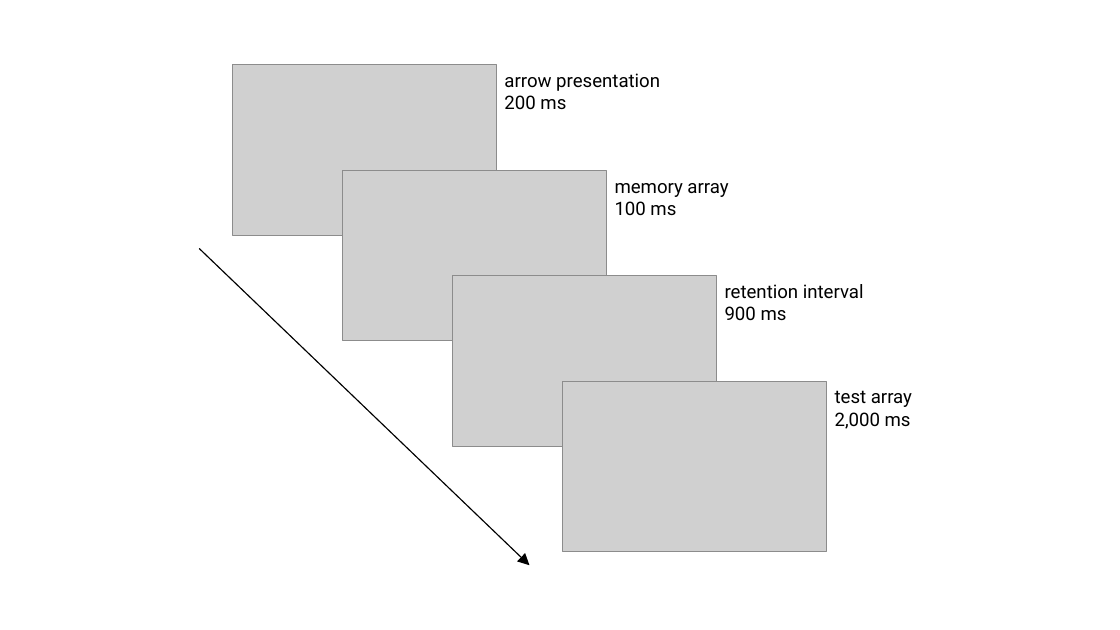
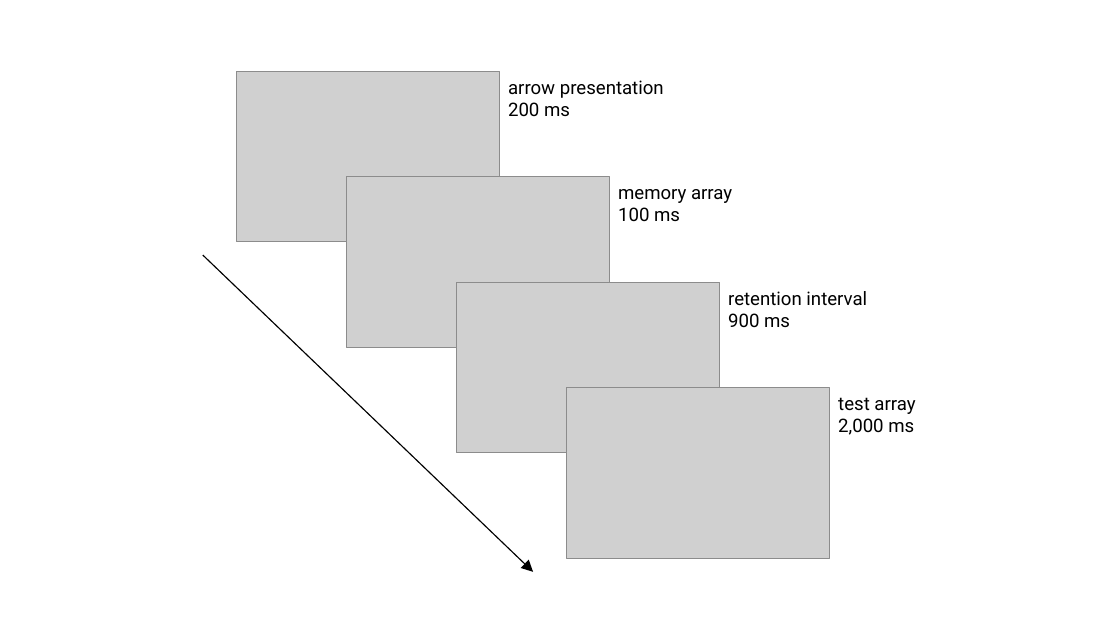
Before and after one commit to mrvnthss/visual-working-memory-capacity, a slide deck: slide 1 of other/trial-structure.pptx. Drawn at 1120x630 pixels with LibreOffice and Linux fonts; fonts in the diff are those of the drawing; grey boxes stand for pictures. Boxes give left, top, right and bottom in pixels: in the first picture for what was removed or moved away, otherwise in the second. Text is boxed around its words. In the diff, an @@ line names an element or a change of style, - is before the commit and + after.

```diff
--- a/other/trial-structure.pptx
+++ b/other/trial-structure.pptx
@@ rectangle added at [194, 47, 922, 583], fill #FFFFFF, outline #FFFFFF 1 pt @@
@@ 4 pictures, 4 texts, 1 arrow: place and size @@
-4 pictures, 4 texts, 1 arrow at [199, 65, 912, 565]
+4 pictures, 4 texts, 1 arrow at [202, 71, 915, 572]
```
Also in this commit, not shown: 1 other file.
